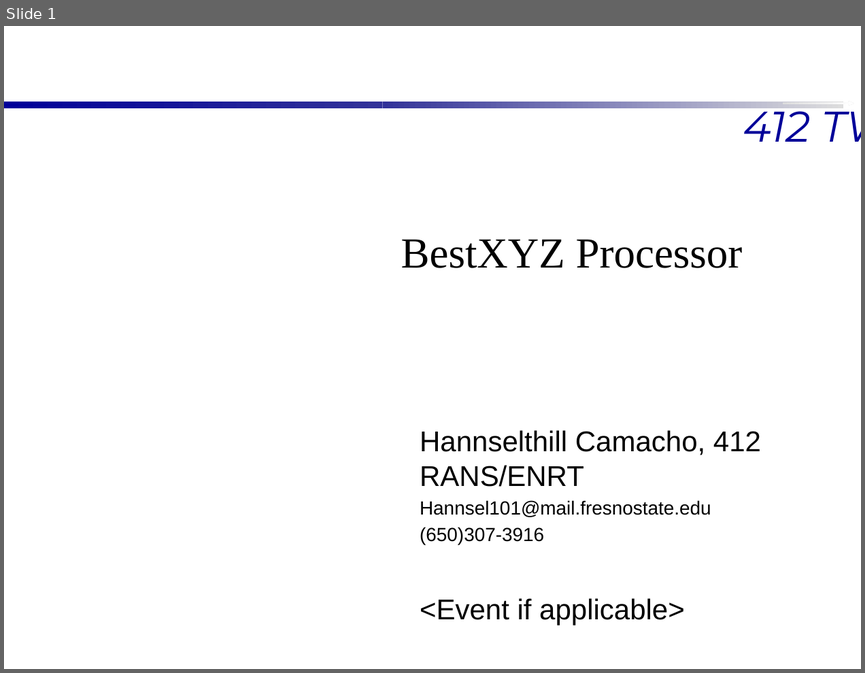
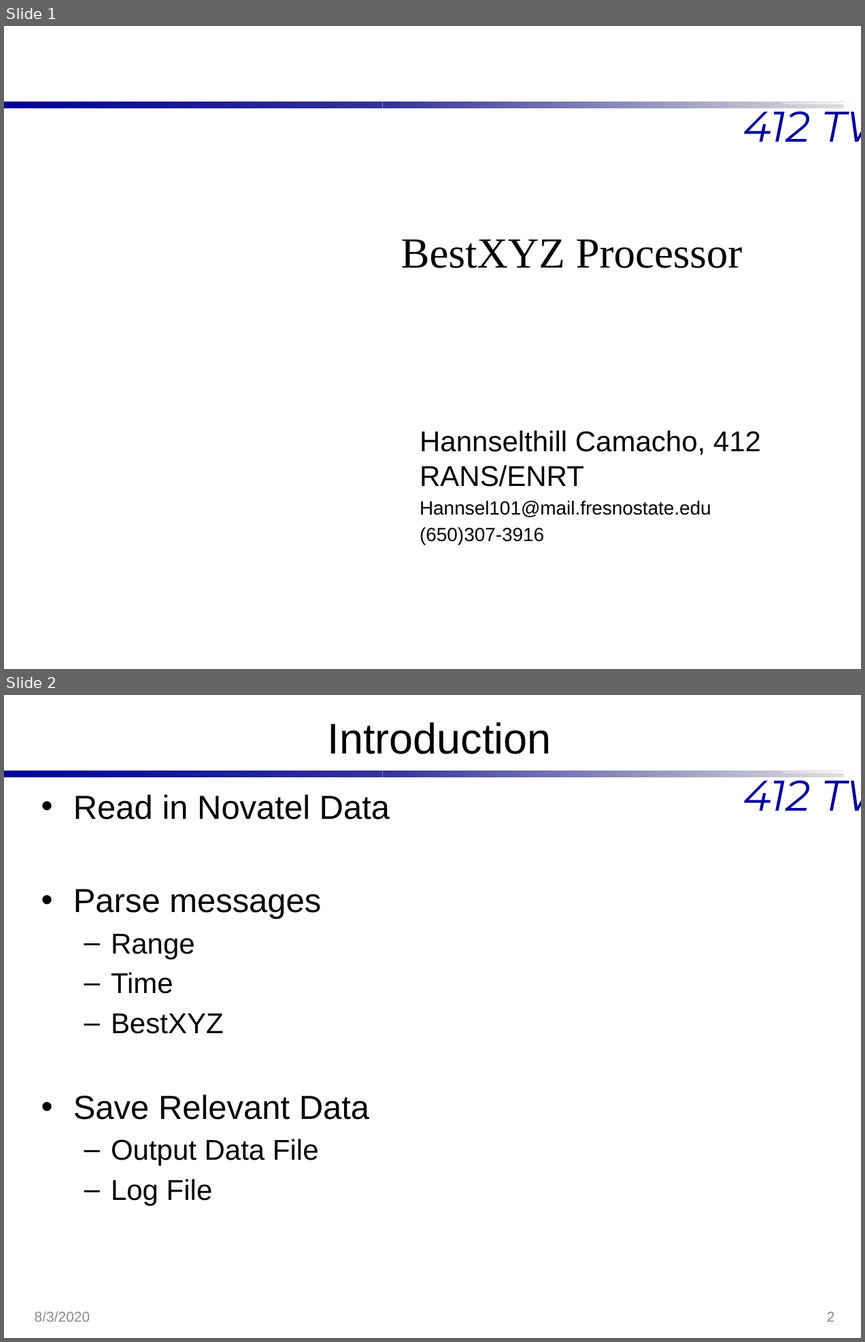
Before and after one commit to Hannsel101/PCIP_Intern_Proj_1, a slide deck: BestXYZ_Presentation.pptx. Shown one above the other, each under a label of ours: slide 1 before the commit, slides 1 and 2 after it. The pictures are 865x673 and 865x1342 pixels, drawn with LibreOffice and Linux fonts; fonts in the diff are those of the drawing; background and template pictures are left out. Boxes give left, top, right and bottom in pixels: in the first picture for what was removed or moved away, otherwise in the second. Text is boxed around its words. In the diff, an @@ line names an element or a change of style, - is before the commit and + after.

```diff
--- a/BestXYZ_Presentation.pptx
+++ b/BestXYZ_Presentation.pptx
@@ slide 2 added at bbox=[4, 695, 861, 1338], background #FFFFFF; not listed: 4 template elements that a slide beside it also shows @@
@@ title added at bbox=[328, 722, 551, 754], 36 pt, text #000000 @@
+Introduction
@@ text added at bbox=[73, 794, 390, 1206], 28 pt, text #000000 @@
+• Read in Novatel Data
+• Parse messages
+  – Range
+  – Time
+  – BestXYZ
+• Save Relevant Data
+  – Output Data File
+  – Log File
@@ text added at bbox=[35, 1311, 90, 1321], 12 pt, text #8C8C8C @@
+8/3/2020
@@ page number added at bbox=[827, 1311, 835, 1321], 12 pt, text #8C8C8C @@
+2
@@ slide 1 changed as well @@
@@ subtitle at bbox=[419, 598, 685, 624]: paragraph removed @@
-<Event if applicable>
```
Also in this commit, not shown: 12 other slides changed, 3 other slides added, 6 other files.
